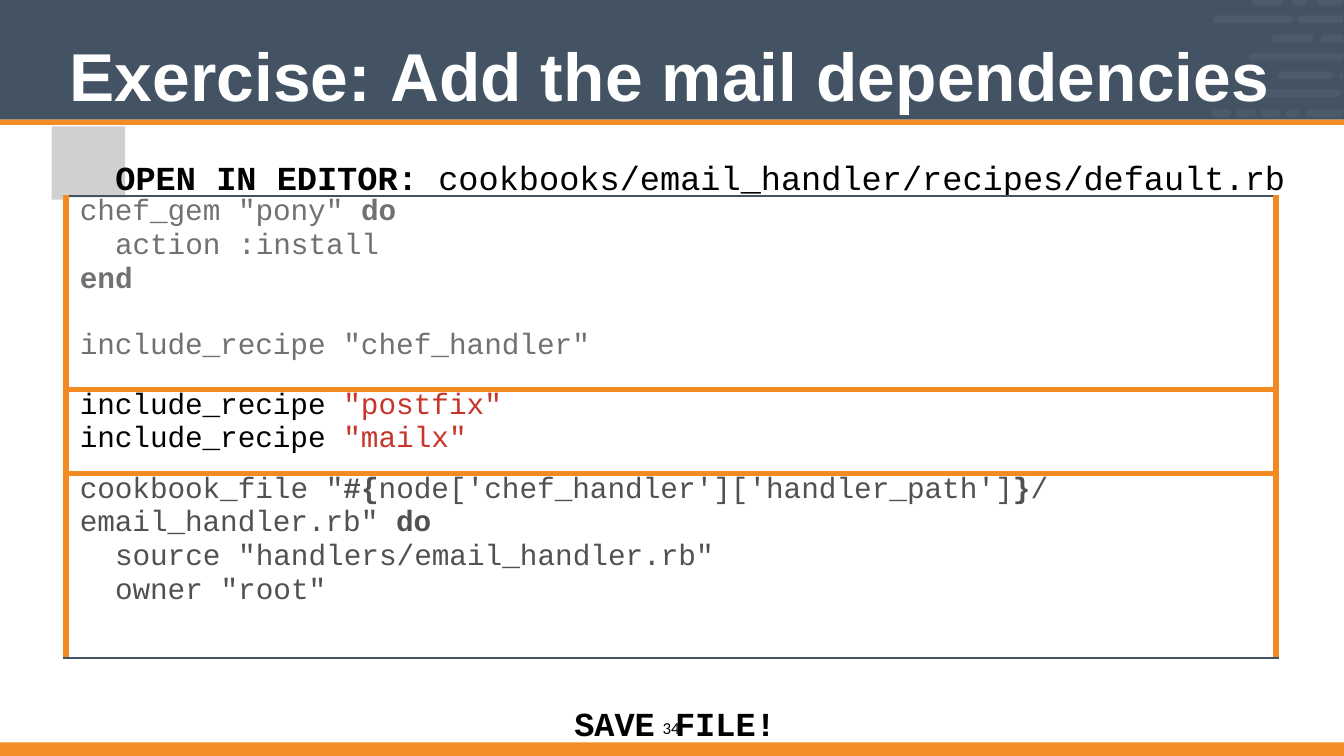
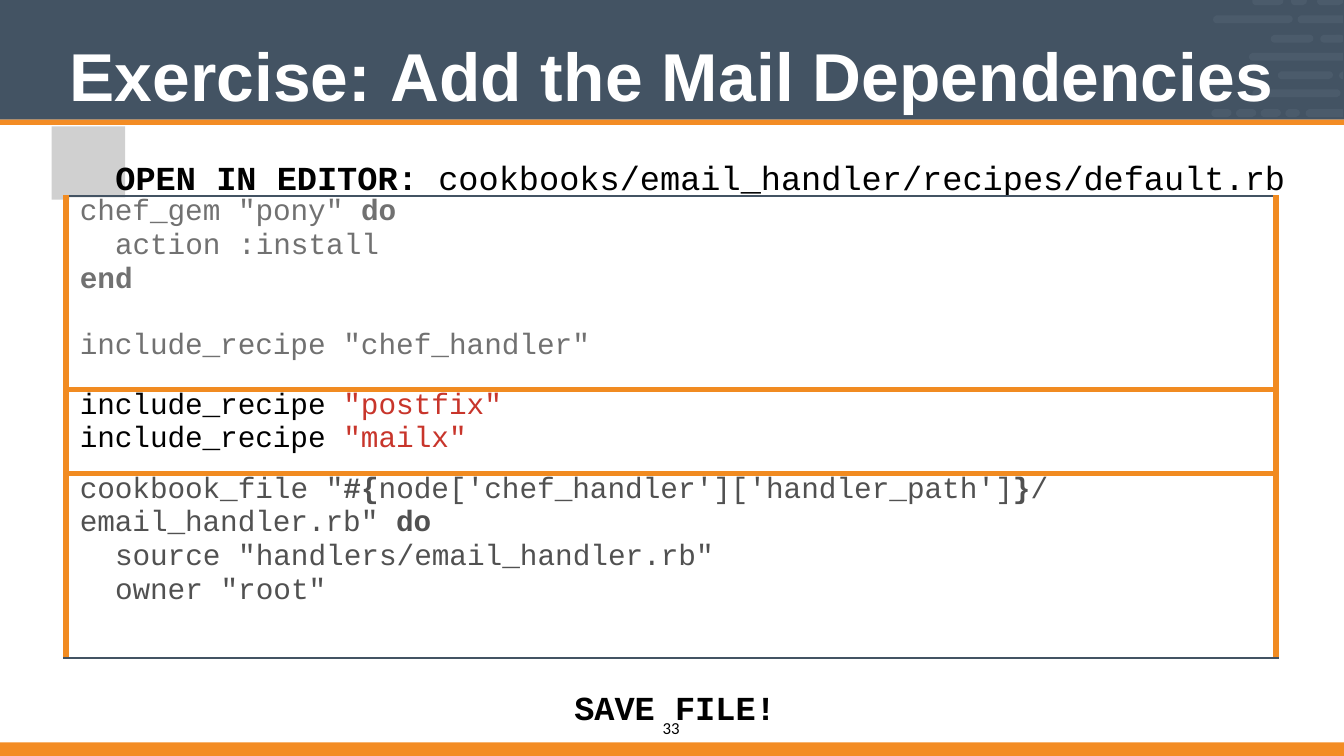
Before and after one commit to vinyar/chef-intermediate, a slide deck: slide 33 of Modules/08-Chef_Intermediate.pptx (slide 34 before the commit). Drawn at 1344x756 pixels with LibreOffice and Linux fonts; fonts in the diff are those of the drawing; grey boxes stand for pictures. Boxes give left, top, right and bottom in pixels: in the first picture for what was removed or moved away, otherwise in the second. Text is boxed around its words. In the diff, an @@ line names an element or a change of style, - is before the commit and + after.

```diff
--- a/Modules/08-Chef_Intermediate.pptx
+++ b/Modules/08-Chef_Intermediate.pptx
@@ title at <box>69,52,1273,114</box>: text changed @@
-Exercise: Add the mail dependencies
+Exercise: Add the Mail Dependencies
@@ text "SAVE FILE!": place and size @@
-text "SAVE FILE!" at <box>574,713,776,745</box>
+text "SAVE FILE!" at <box>574,697,776,729</box>
@@ page number at <box>663,723,680,734</box>: text changed @@
-34
+33
```
Also in this commit, not shown: 29 other slides changed, 1 slide removed.
